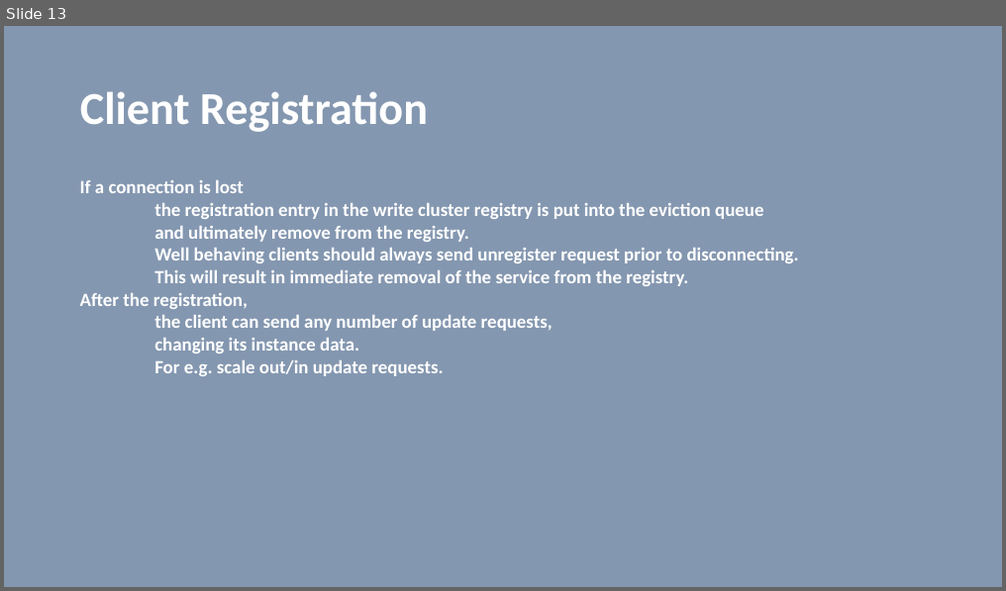
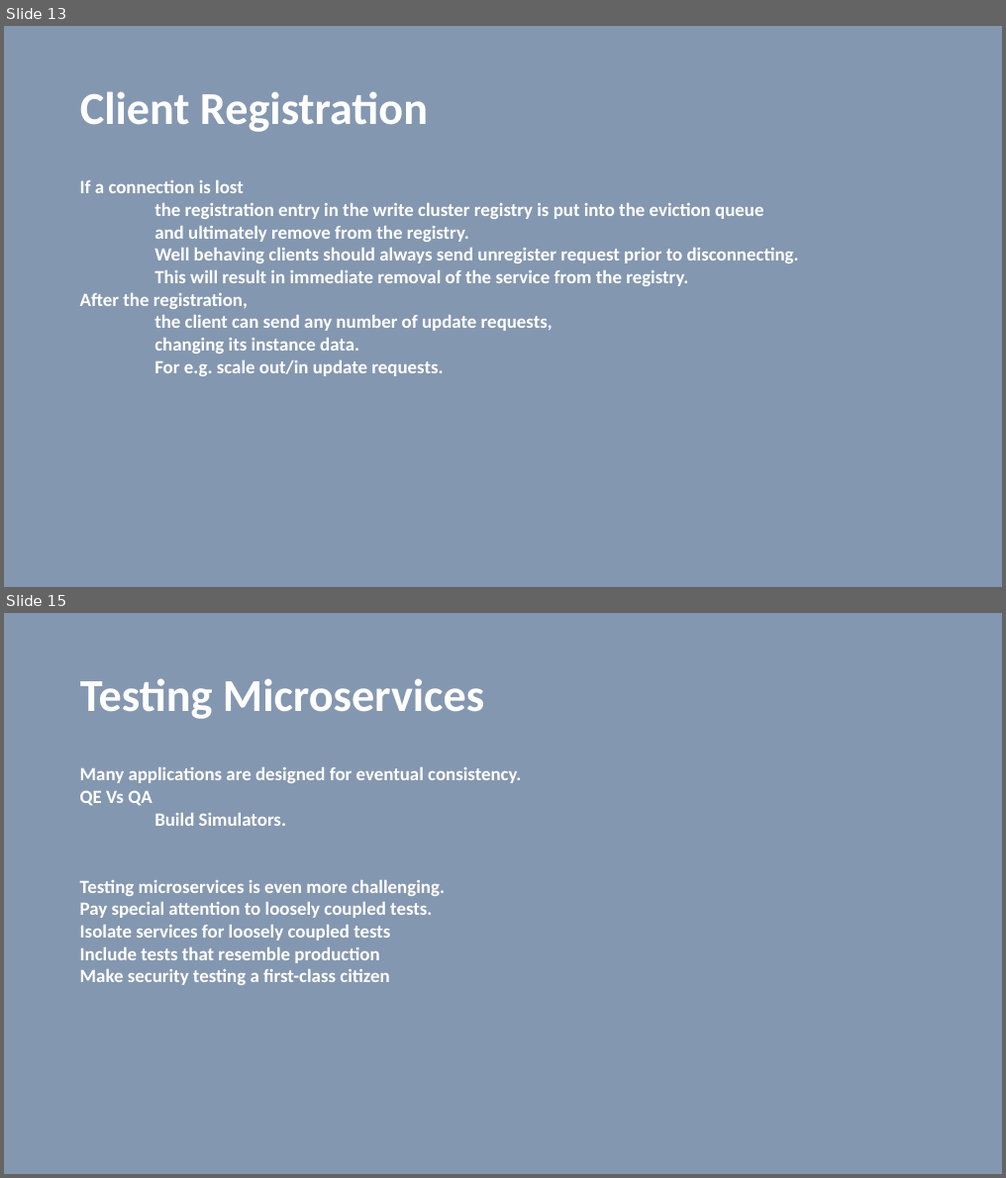
Before and after one commit to vilasvarghese/microservices, a slide deck: training/day3/Day3.pptx. Shown one above the other, each under a label of ours: slide 13 before the commit, slides 13 and 15 after it; the slides between them are not shown. The pictures are 1006x591 and 1006x1178 pixels, drawn with LibreOffice and Linux fonts; fonts in the diff are those of the drawing. Boxes give left, top, right and bottom in pixels: in the first picture for what was removed or moved away, otherwise in the second. Text is boxed around its words. In the diff, an @@ line names an element or a change of style, - is before the commit and + after.

```diff
--- a/training/day3/Day3.pptx
+++ b/training/day3/Day3.pptx
@@ slide 15 added at [4, 613, 1002, 1174], background #8497B0 @@
@@ title added at [80, 678, 484, 719], 44 pt, text #FFFFFF, bold @@
+Testing Microservices
@@ text added at [80, 767, 521, 985], 18 pt, text #FFFFFF, bold @@
+Many applications are designed for eventual consistency.
+QE Vs QA
+Build Simulators.
+Testing microservices is even more challenging.
+Pay special attention to loosely coupled tests.
+Isolate services for loosely coupled tests
+Include tests that resemble production
+Make security testing a first-class citizen
```
Also in this commit, not shown: 10 other slides added, 2 slides removed, 3 other files.
